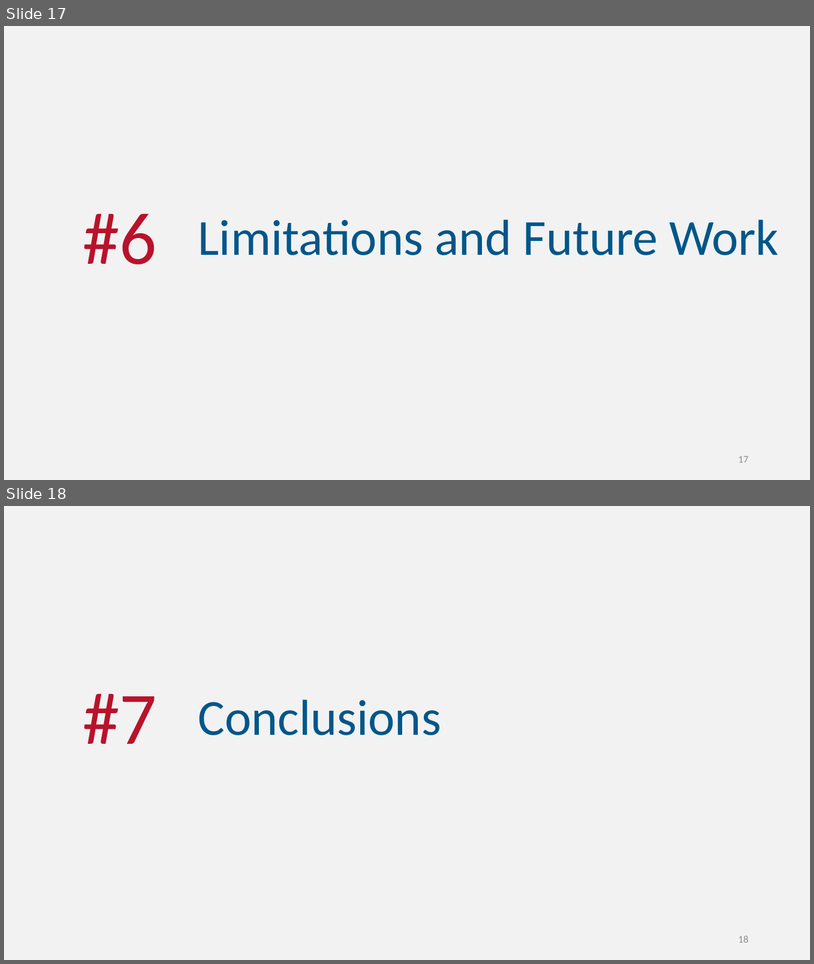
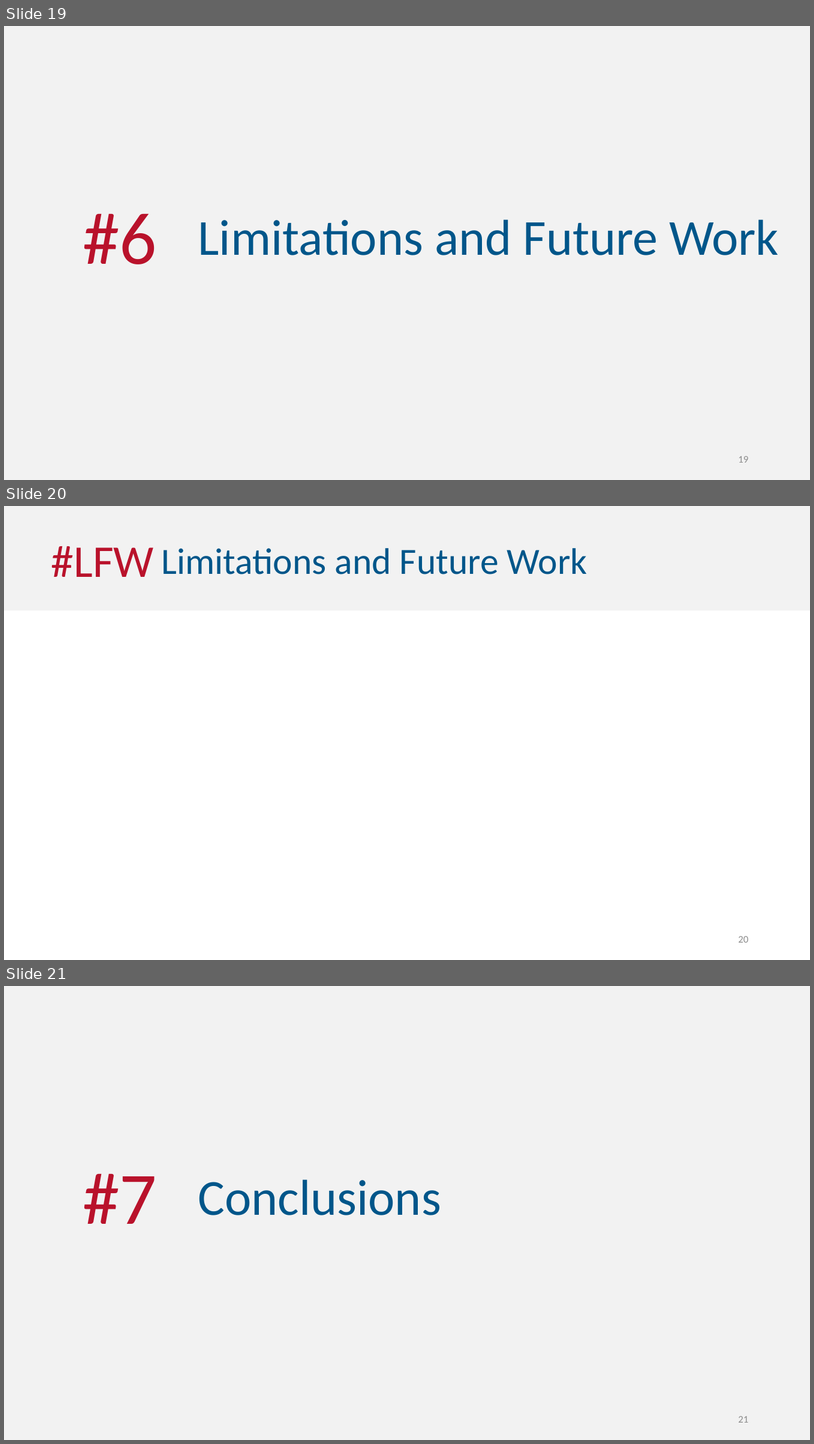
Before and after one commit to mfvfontes/2016_ECAC_G02, a slide deck: presentation/presentation.pptx. Shown one above the other, each under a label of ours: slides 17 and 18 before the commit, slides 19, 20 and 21 after it. The pictures are 814x964 and 814x1444 pixels, drawn with LibreOffice and Linux fonts; fonts in the diff are those of the drawing. Boxes give left, top, right and bottom in pixels: in the first picture for what was removed or moved away, otherwise in the second. Text is boxed around its words. In the diff, an @@ line names an element or a change of style, - is before the commit and + after.

```diff
--- a/presentation/presentation.pptx
+++ b/presentation/presentation.pptx
@@ slide 20 added at bbox=[4, 506, 810, 960], background #FFFFFF @@
@@ rectangle added at bbox=[4, 506, 810, 610], fill #F2F2F2 @@
@@ text added at bbox=[51, 546, 154, 577], 54 pt, text #B9122B @@
+#LFW
@@ text added at bbox=[162, 548, 588, 574], 44 pt, text #00568A @@
+Limitations and Future Work
@@ page number added at bbox=[738, 936, 749, 942], 12 pt, text #8C8C8C @@
+20
@@ what was slide 17 is now slide 19 @@
@@ page number at bbox=[738, 456, 749, 462]: text changed @@
-17
+19
@@ what was slide 18 is now slide 21 @@
@@ page number at bbox=[738, 1416, 749, 1422]: text changed @@
-18
+21
```
Also in this commit, not shown: 4 other slides added, 3 other files.
